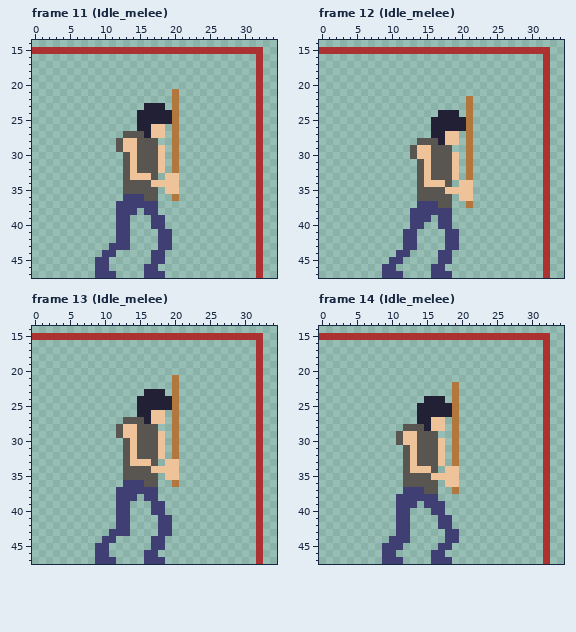
Pixel-art file, stored at RawResource/t.aseprite. The first picture shows the starting point.
48x48 pixels, 14 frames. Shown: frame 11 (Idle_melee): x 0..34, y 14..47; frame 12 (Idle_melee): x 0..34, y 14..47; frame 13 (Idle_melee): x 0..34, y 14..47; frame 14 (Idle_melee): x 0..34, y 14..47. The commit also changed other frames, which this record leaves out.
After:
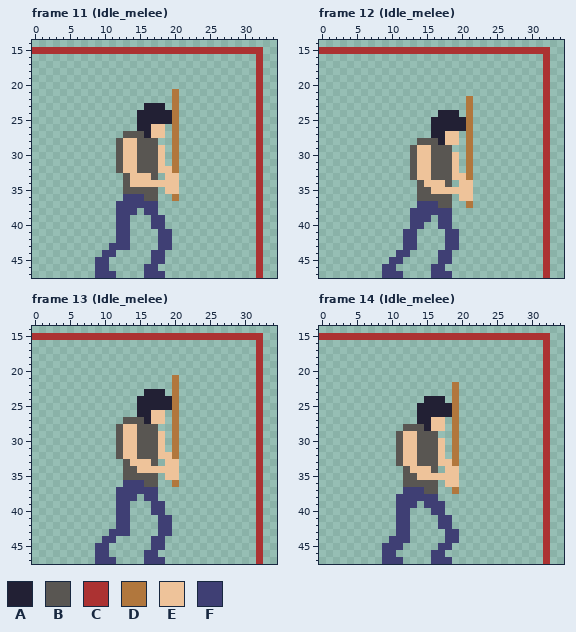
Palette (. is transparent): A #222034  B #595652  C #ac3232  D #b1773d  E #eec39a  F #3f3f74
Difference:
Frame 11 (Idle_melee), layer "base":
y 30..31: x 12..13 .B -> BE
y 32: x 12..13 .B -> BE; x 19 . -> E
y 34: x 14..16 BBB -> EEE
Frame 12 (Idle_melee), layer "base":
y 31..32: x 13..14 .B -> BE
y 33: x 13..14 .B -> BE; x 20 . -> E
y 35: x 16..17 BB -> EE
Frame 13 (Idle_melee), layer "base":
y 30..31: x 12..13 .B -> BE
y 32: x 12..13 .B -> BE; x 19 . -> E
y 34: x 15..16 BB -> EE
Frame 14 (Idle_melee), layer "base":
y 31..32: x 11..12 .B -> BE
y 33: x 11..12 .B -> BE; x 18 . -> E
y 35: x 14..15 BB -> EE
Where, in picture pixels (left, top, right, bottom), the same in both pictures:
changed: (116, 152, 172, 187)
changed: (410, 159, 466, 194)
changed: (116, 438, 172, 473)
changed: (396, 445, 452, 480)
